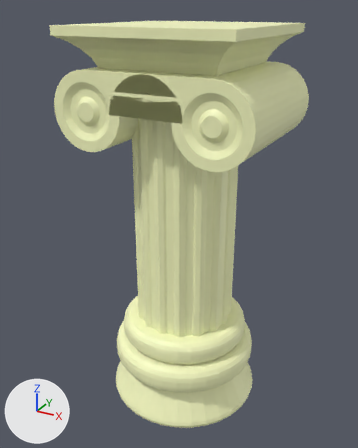
The FBX model justaredbutton/Art/Models/Pillar.fbx, before and after one commit.
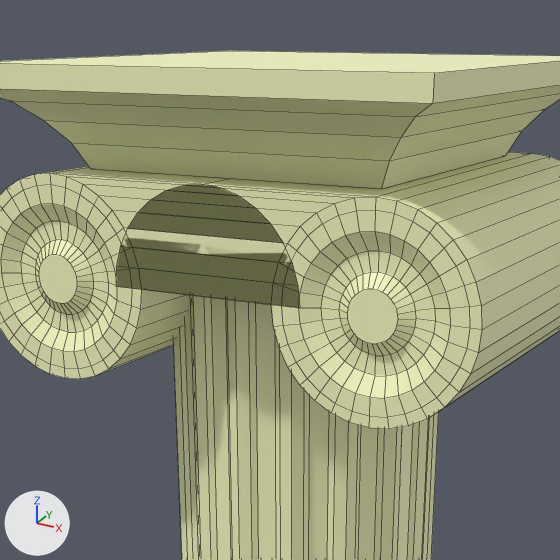
Each version appears first whole from a camera (50 mm lens) standing at (3.27, -6.13, 6.01) and looking at (-0.09, -0.02, 2.95), and next in a close-up on the part from 17% to 80% of the width and 0% to 50% of the height. The axes (+X, +Y, +Z) are drawn at lower left. The lights are the same throughout. The close-ups show mesh edges as thin lines. Where no turn or scale is listed for an object, it has been applied to the vertices.

Objects in the first close-up: 'Pillar'.
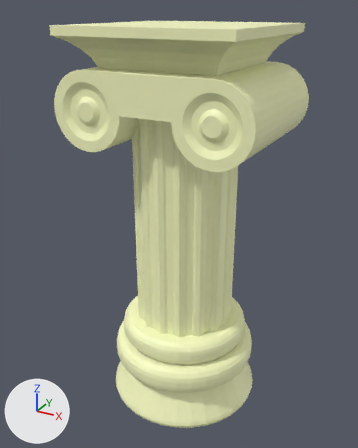
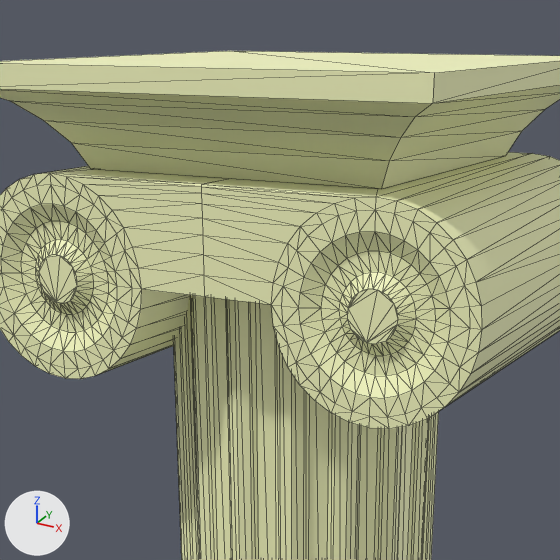
Boxes (x1, y1, x2, y2) around the edits, measured in the close-ups (560 x 560 px; the box of a moved part takes in the faces that stretch with it):
part 1 of me_cylinder, moved or reshaped
    before: (50, 173, 372, 308)
    after: (68, 177, 353, 304)

Diff of the bpy script that builds the scene:
```diff
--- a/justaredbutton/Art/Models/Pillar.fbx.py
+++ b/justaredbutton/Art/Models/Pillar.fbx.py
@@ me_cylinder @@
 # used by ob_pillar; location = (0.0, 0.0, 0.0)
-me_cylinder.from_pydata(...)  # 1786 vertices, 1588 faces; spans x -1.43..1.43, y -1.22..1.22, z 0.0..5.8
+me_cylinder.from_pydata(...)  # 1770 vertices, 3536 faces; spans x -1.43..1.43, y -1.22..1.22, z 0.0..5.8
+# me_cylinder part 1: 1 vertex moved from x 0.53, y 1.05, z 4.75 to x 0.0, y 1.05, z 4.75; 31 vertices removed from x -0.53..0.53, y -1.05..1.05, z 4.75..5.27; 15 vertices added at x 0.0, y -1.05..1.05, z 4.75..5.27
 me_cylinder.materials.append(mat_material_007)
```
